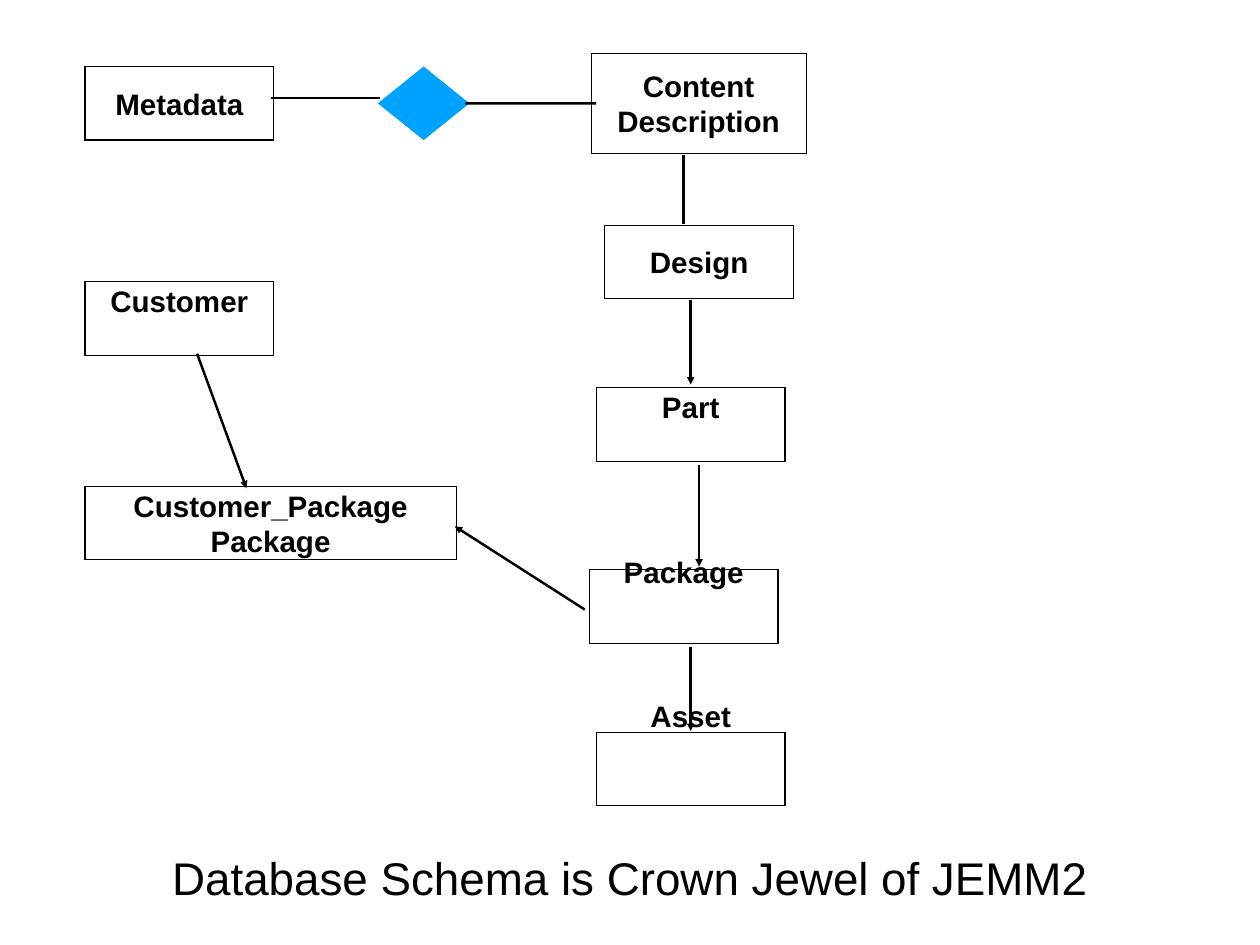
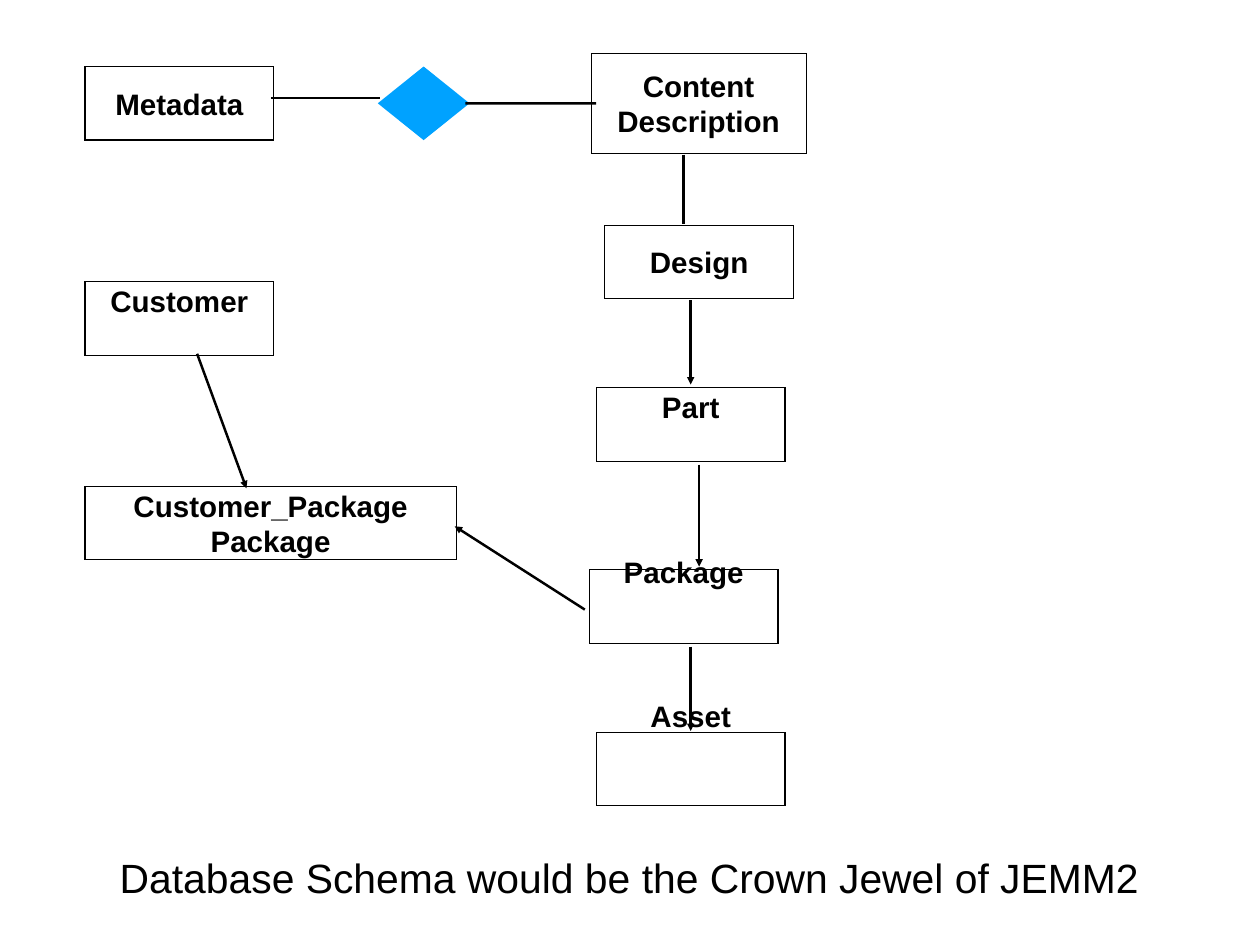
Before and after one commit to wshromoff/SOL, a slide deck: slide 12 of Files/Metadata_Groupings/Tables.pptx. Drawn at 1260x945 pixels with LibreOffice and Linux fonts; fonts in the diff are those of the drawing. Boxes give left, top, right and bottom in pixels: in the first picture for what was removed or moved away, otherwise in the second. Text is boxed around its words. In the diff, an @@ line names an element or a change of style, - is before the commit and + after.

Commit message:
Update to presentation

```diff
--- a/Files/Metadata_Groupings/Tables.pptx
+++ b/Files/Metadata_Groupings/Tables.pptx
@@ title at [120, 863, 1138, 894]: text changed; size 37.2 to 33.2 pt @@
-Database Schema is Crown Jewel of JEMM2
+Database Schema would be the Crown Jewel of JEMM2
```
Also in this commit, not shown: 1 other slide changed, 5 slides added, 1 other file.
